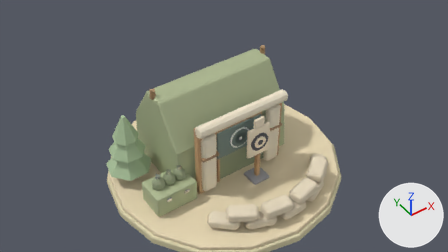
Before and after pictures for a commit that changed the Blender file art_requests/route_services_v2/training/PR_RouteTraining_master.blend.
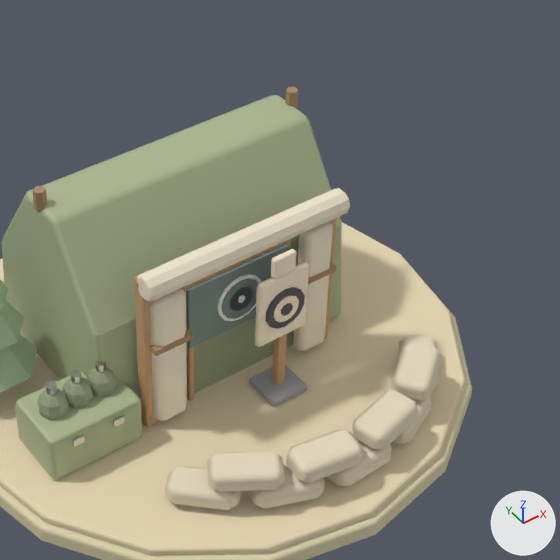
Old and new are each drawn from the file's camera 'REF_game_camera' and again close up on the part from 30% to 85% of the width and 3% to 100% of the height. Every picture has the same lights, and +X, +Y and +Z are marked at lower right. The first two pictures are the older version.

The first close-up shows 'Board', 'Crate', 'Sandbag', 'Sandbag.001', 'Sandbag.002', 'Sandbag.003', 'Sandbag.004', 'Sandbag.005', 'Sandbag.006', 'Sandbag.007', 'Sandbag.008', 'Tent_Body', 'Tent_Doorway', 'Tent_Flap', 'Tent_Flap.001', 'Tent_Roll', 'Tile_Plinth', 'Tile_Top' and 30 more.
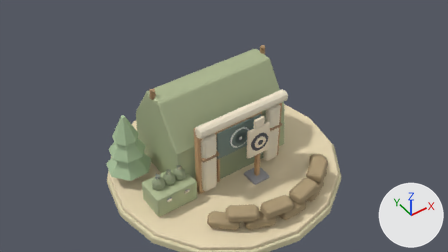
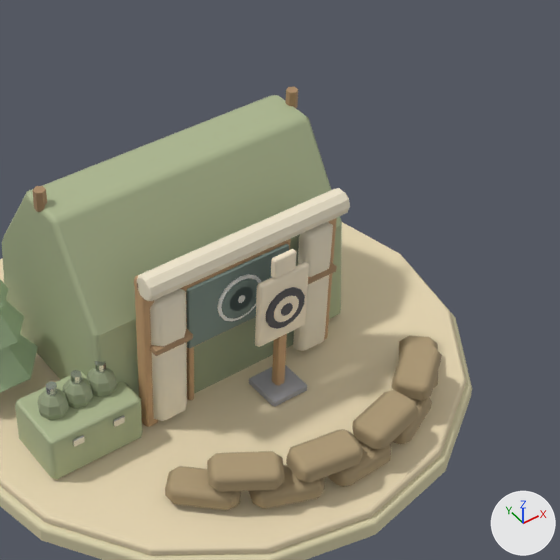
Pixel boxes (x1, y1, x2, y2) of what changed, in the close-ups (560 x 560 px):
'Sandbag.005', recoloured (darker): (207, 451, 285, 492) in both
'Sandbag.006', recoloured (darker): (286, 429, 363, 482) in both
'Sandbag.007', recoloured (darker): (352, 390, 418, 450) in both
'Sandbag.008', recoloured (darker): (391, 342, 442, 400) in both
'Sandbag', recoloured (darker): (165, 466, 242, 510) in both
'Sandbag.001', recoloured (darker): (249, 465, 325, 509) in both
'Sandbag.002', recoloured (darker): (327, 439, 391, 487) in both
'Sandbag.003', recoloured (darker): (393, 397, 432, 444) in both
'Sandbag.004', recoloured (darker): (399, 336, 438, 388) in both

Edits to the bpy script that builds the scene:
```text
Change mat_m_sandbag:
    mat_m_sandbag.base_color: (0.8, 0.7, 0.52) -> (0.42, 0.32, 0.18)  # beige #e7dabf -> beige #ad9976
```
